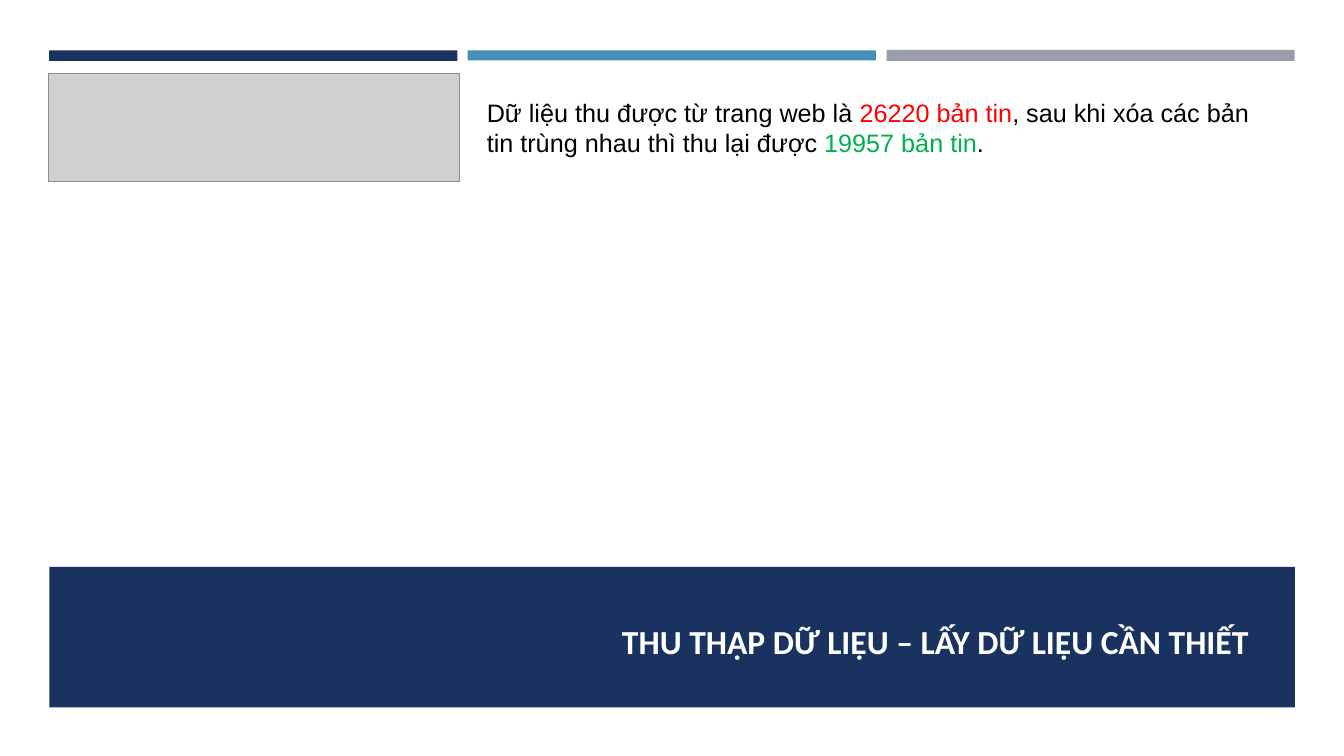
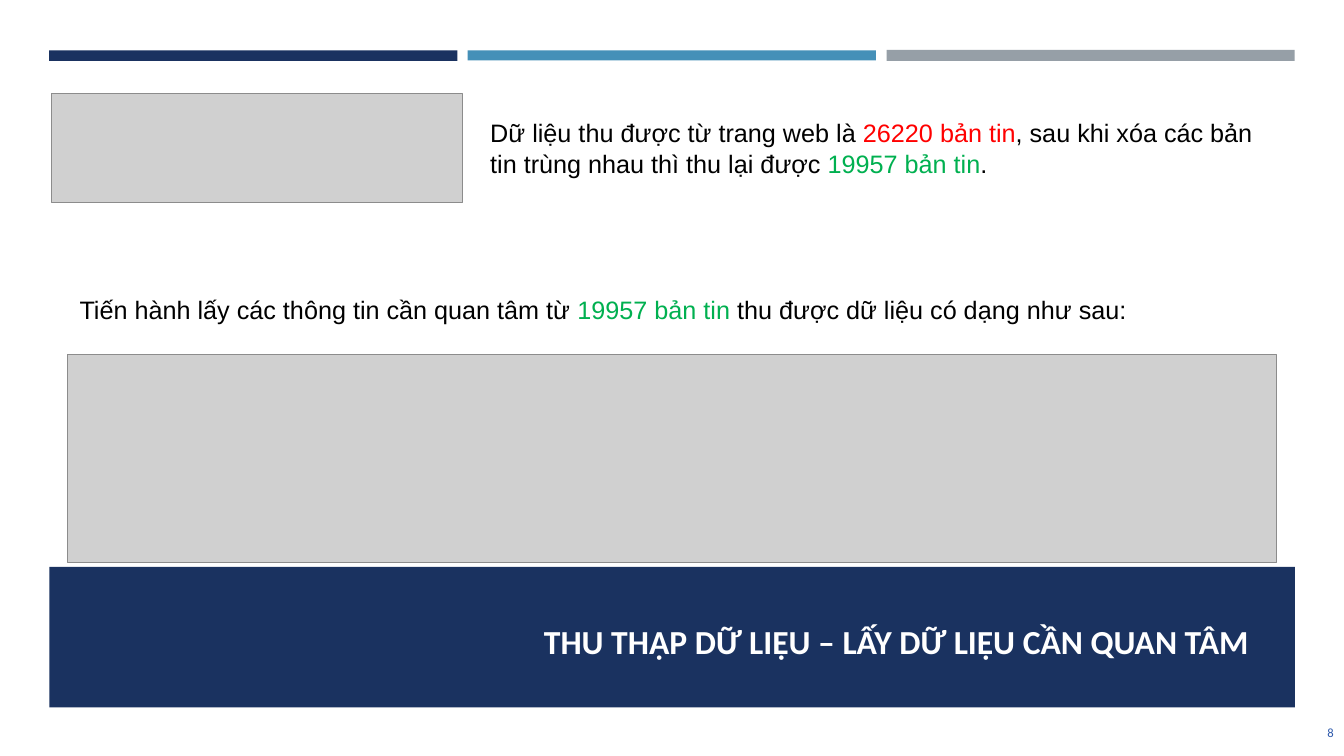
Before and after one commit to dpnam/DS-Final-Project, a slide deck: slide 8 of report-slide/BaoCaoLan01_DS.pptx. Drawn at 1344x756 pixels with LibreOffice and Linux fonts; fonts in the diff are those of the drawing; grey boxes stand for pictures. Boxes give left, top, right and bottom in pixels: in the first picture for what was removed or moved away, otherwise in the second. Text is boxed around its words. In the diff, an @@ line names an element or a change of style, - is before the commit and + after.

```diff
--- a/report-slide/BaoCaoLan01_DS.pptx
+++ b/report-slide/BaoCaoLan01_DS.pptx
@@ picture: place and size @@
-picture at <box>48,74,460,182</box>
+picture at <box>51,94,463,203</box>
@@ text "Dữ liệu thu được từ ...": place and size @@
-text "Dữ liệu thu được từ ..." at <box>487,103,1249,158</box>
+text "Dữ liệu thu được từ ..." at <box>490,123,1252,178</box>
@@ text added at <box>80,299,1127,324</box>, 18 pt, text #000000 @@
+Tiến hành lấy các thông tin cần quan tâm từ 19957 bản tin thu được dữ liệu có dạng như sau:
@@ picture added at <box>68,355,1276,563</box> @@
@@ title at <box>544,627,1249,660</box>: text changed @@
-THU THẬP DỮ LIỆU – LẤY DỮ LIỆU CẦN THIẾT
+THU THẬP DỮ LIỆU – LẤY DỮ LIỆU CẦN QUAN TÂM
@@ page number added at <box>1327,728,1333,737</box>, 9 pt, text #2F5AAC @@
+8
```
Also in this commit, not shown: 8 other slides changed, 2 slides added, 2 other files.
